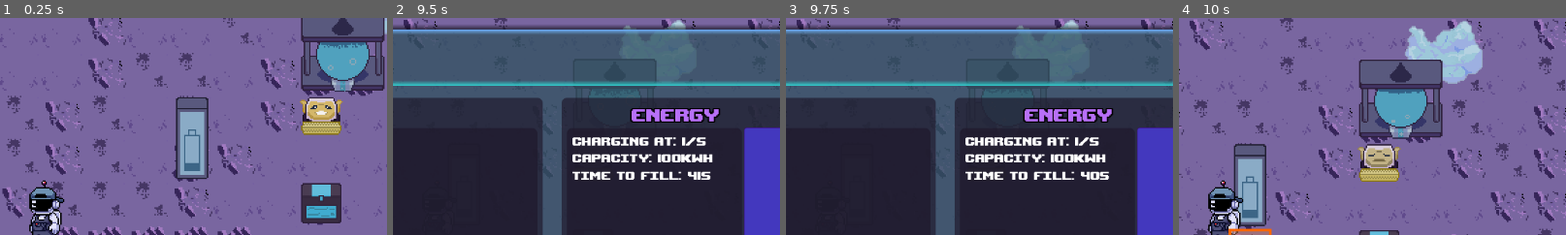
Above: before the commit, frames 1-4 (left to right).
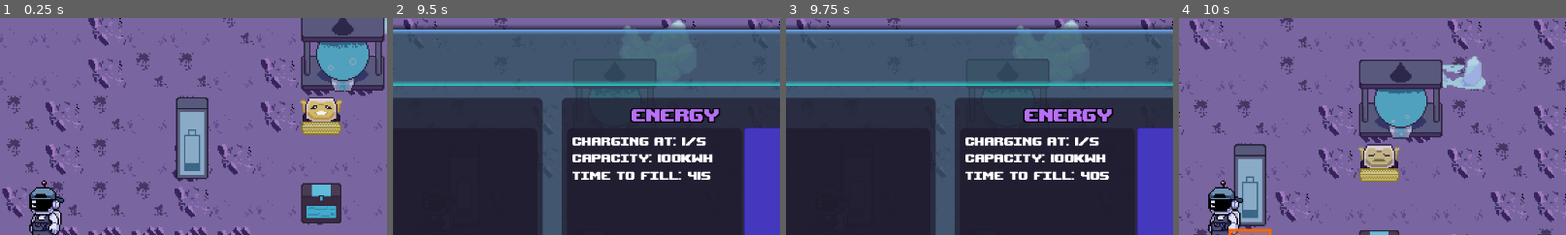
Above: after the commit, the same moments.

Repository: DevFTB/Moonbeam-Meadows
Game: Godot game, scene res://Level/moon.tscn
The game is run twice, just before and just after one commit, with the same random seed, the same clock (stepped at 60 frames per second) and the same inputs.
Inputs (mouse positions are % of the whole screen's width and height, from its top left):
- Up to frame 1 (0.25 s): no input
- Up to frame 2 (9.5 s): tap Enter at 0.5, 6.5 s; move the mouse to (72, 45) at 0.52 s; hold D (move_right) 0.53-1.25 s; hold E (interact) 0.53-1.25 s; click (72, 45) at 0.67 s; drag from (30, 55) to (54, 28) at 1.27 s; move the mouse to (60, 28) at 2.02 s; hold D (move_right) 2.03-2.75 s; hold F (pickup) 2.03-2.75 s; tap E (interact) every 1.5 s from 2.3 to 6.8 s; drag from (45, 70) to (2, 28) at 2.77 s; move the mouse to (80, 65) at 3.52 s; hold A (move_left) 3.53-4.25 s; hold 2 (select_tool2) 3.53-4.25 s; drag from (20, 35) to (70, 43) at 4.27 s; move the mouse to (55, 50) at 5.02 s; hold S (move_down) 5.03-5.75 s; hold 4 (select_tool4) 5.03-5.75 s; click (55, 50) at 5.17 s; tap Space at 5.75, 8.75 s; drag from (35, 25) to (70, 26) at 5.77 s; move the mouse to (72, 45) at 6.52 s; press the mouse at (72, 45) at 6.53 s; hold W (move_up) 6.53-7.25 s; release the mouse at (72, 45) at 7.25 s; drag from (30, 55) to (70, 24) at 7.27 s; move the mouse to (60, 28) at 8.02 s; hold S (move_down) 8.03-8.75 s; hold E (interact) 8.03-8.75 s; drag from (45, 70) to (70, 33) at 8.77 s
- Up to frame 3 (9.75 s): tap Enter at 9.5 s; move the mouse to (80, 65) at 9.52 s; hold W (move_up) from 9.53 s (still down); hold 1 (select_tool1) from 9.53 s (still down); click (80, 65) at 9.67 s
- Up to frame 4 (10 s): keep holding W (move_up); keep holding 1 (select_tool1); tap E (interact) at 9.8 s
The pictures show only the part of the screen within x 44-94%, y 0-50%; the shares and areas given below are measured in that part.

Frames 1-3 are identical in both runs. In frame 4, 3.6% of the frame differs, in the area x 58-80%, y 1-34%.

Commit message:
chunk visual depletion, buy gui fixs

Diff:
--- a/Level/Chunk.gd
+++ b/Level/Chunk.gd
@@ -6,7 +6,8 @@
 	get:
 		return $WaterInventory
 
-func init_level(level: Level):
-	for vec in exclusion_vectors:
-		level.set_grid_intraversible(vec)
-	pass
+func _ready():
+	water_inventory.depeleted.connect(_on_depleted)
+
+func _on_depleted():
+	$Sprite2D.play("used")
--- a/Level/Energy Station/EnergyStationGUI.gd
+++ b/Level/Energy Station/EnergyStationGUI.gd
@@ -33,6 +33,7 @@
 		update_power_button()
 
 func set_energy_station(new_energy_station: EnergyStation):
+	selected_robot = null
 	energy_station = new_energy_station
 	changed_energy_station.emit(energy_station)
 	if not energy_station.robot_removed.is_connected(_on_remove_robot):
--- a/Level/Level.gd
+++ b/Level/Level.gd
@@ -26,6 +26,13 @@
 	$Player/SeedInventory.add(crops[0].seed_item, 5)
 	$Player/ProduceInventory.add(crops[0].produce_item,50)
 	$Player/FertiliserInventory.add(fertilisers[0].fertiliser_item, 5)
+
+	for chunk in get_tree().get_nodes_in_group("chunk"):
+		var grid_position = local_to_map(chunk.global_position)
+		chunk_map[grid_position] = chunk
+		set_grid_intraversible(grid_position)
+		for grid in chunk.exclusion_vectors:
+			set_grid_intraversible(grid_position + grid)
 	pass
 
 ## Plants a crop on the given tile based on the given item
--- a/Level/Trade Station/TSBuyItemGUI.gd
+++ b/Level/Trade Station/TSBuyItemGUI.gd
@@ -51,7 +51,7 @@
 		multibuy = true
 		multibuy_timer = 0
 		multibuy_amount = 1
-		max_amount = floor(currency_manager.get_currency() / item.buy_price)
+		max_amount = min(floor(currency_manager.get_currency() / item.buy_price), player_inventory.get_available_capacity())
 	pass
 
 func update_gui():
@@ -59,7 +59,12 @@
 	pass
 
 func set_trade_station(new_trade_station: Node):
-	trade_station = new_trade_station
+	if new_trade_station != null:
+		trade_station = new_trade_station
+		var interacting_player = trade_station.get_interacting_player()
+		if interacting_player != null:
+			player_inventory = interacting_player.get_inventory(item.item_type)
+
 	update_gui()
 	pass
 
--- a/Level/Trade Station/ts_buy_item_gui.tscn
+++ b/Level/Trade Station/ts_buy_item_gui.tscn
@@ -4,7 +4,7 @@
 [ext_resource type="Script" path="res://Level/Trade Station/TSBuyItemGUI.gd" id="1_rx72f"]
 [ext_resource type="Texture2D" uid="uid://c46lapoj3kgt8" path="res://Level/Currency/unicoin_sprite.png" id="2_q6v7w"]
 
-[node name="TSBuyItemGUI" type="PanelContainer" node_paths=PackedStringArray("icon_texture_rect", "name_label", "cost_label", "buy_button")]
+[node name="TSBuyItemGUI" type="PanelContainer" node_paths=PackedStringArray("icon_texture_rect", "name_label", "cost_label", "buy_button") groups=["ts_sell_item"]]
 custom_minimum_size = Vector2(300, 100)
 theme = ExtResource("1_evm3b")
 script = ExtResource("1_rx72f")
--- a/Level/WaterInventory.gd
+++ b/Level/WaterInventory.gd
@@ -2,6 +2,8 @@
 class_name WaterInventory
 
 const water = preload("res://Level/WaterStation/item_water.tres")
+
+signal depeleted
 
 @export var starting_water : int = 10
 
@@ -16,4 +18,7 @@
 	return add(water, amount)
 
 func remove_water(amount: int) -> bool:
-	return remove(water, amount)
+	var success  = remove(water, amount)
+	if success and get_amount_of_items() == 0:
+		depeleted.emit()
+	return success
--- a/Level/moon.tscn
+++ b/Level/moon.tscn
@@ -197,9 +197,32 @@
 outline_size = 5
 outline_color = Color(0, 0, 0, 1)
 
-[sub_resource type="AtlasTexture" id="AtlasTexture_xqjha"]
+[sub_resource type="AtlasTexture" id="AtlasTexture_ayokd"]
 atlas = ExtResource("60_5en5w")
 region = Rect2(0, 0, 64, 64)
+
+[sub_resource type="AtlasTexture" id="AtlasTexture_s7pkn"]
+atlas = ExtResource("60_5en5w")
+region = Rect2(64, 0, 64, 64)
+
+[sub_resource type="SpriteFrames" id="SpriteFrames_lg4xd"]
+animations = [{
+"frames": [{
+"duration": 1.0,
+"texture": SubResource("AtlasTexture_ayokd")
+}],
+"loop": true,
+"name": &"unused",
+"speed": 5.0
+}, {
+"frames": [{
+"duration": 1.0,
+"texture": SubResource("AtlasTexture_s7pkn")
+}],
+"loop": true,
+"name": &"used",
+"speed": 5.0
+}]
 
 [sub_resource type="CircleShape2D" id="CircleShape2D_sw7jp"]
 radius = 23.0217
@@ -1434,14 +1457,14 @@
 position = Vector2(656, 144)
 script = ExtResource("60_vm8yy")
 
-[node name="Sprite2D" type="Sprite2D" parent="Chunk"]
-texture = SubResource("AtlasTexture_xqjha")
+[node name="Sprite2D" type="AnimatedSprite2D" parent="Chunk"]
+sprite_frames = SubResource("SpriteFrames_lg4xd")
+animation = &"unused"
 centered = false
 offset = Vector2(-16, -16)
 
 [node name="WaterInventory" type="Node" parent="Chunk"]
 script = ExtResource("24_lhr56")
-starting_water = 100
 inventory_size = 100
 inventory_type = 5
 
Binary file changed: Level/level_chunk_spritesheet.png
Not shown: 1 places in Level/moon.tscn that only renumber resources
